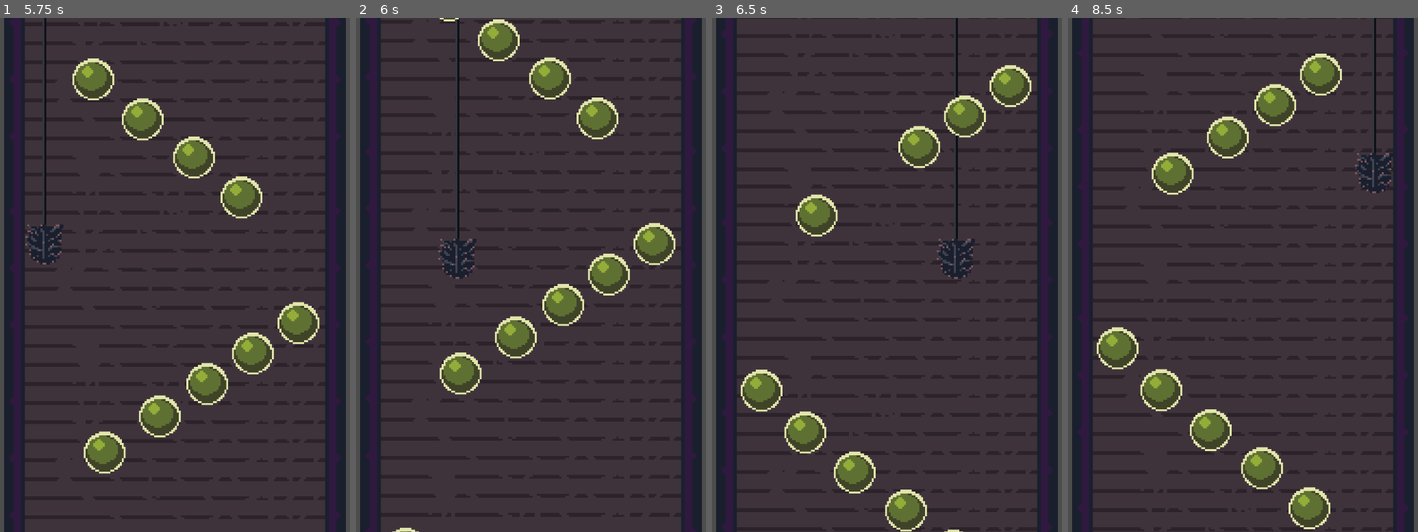
Above: before the commit, frames 1-4 (left to right).
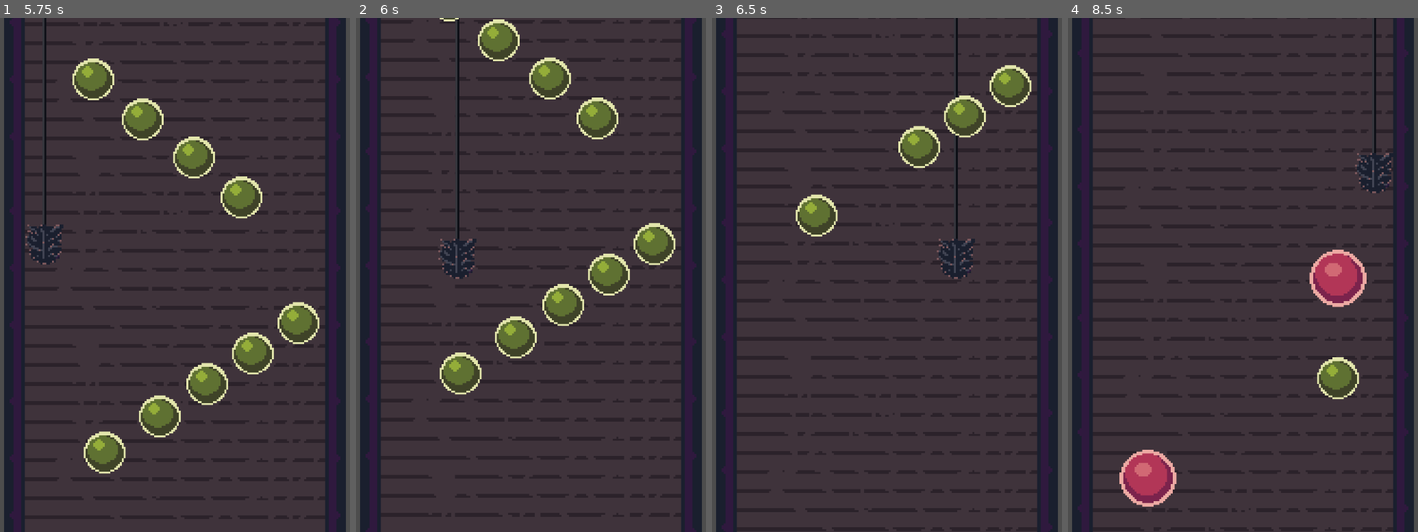
Above: after the commit, the same moments.

Repository: Ytlander/chimney-of-riches
Game: Godot game, scene res://Scenes/main.tscn
Two runs of this game, one before a commit and one after it. Both use one fixed random seed, a clock stepped at 60 frames per second and the inputs below.
Inputs:
- Up to frame 1 (5.75 s): tap Enter at 0.5 s; hold D (right) 0.53-1.28 s; hold S (down) 1.28-2.03 s; tap Space at 2 s; hold D (right) 2.03-2.78 s; hold W (up) 2.78-3.53 s; hold A (left) 3.53-5.03 s; hold S (down) from 5.03 s (still down)
- Up to frame 2 (6 s): release S (down) at 5.78 s; hold D (right) from 5.78 s (still down)
- Up to frame 3 (6.5 s): keep holding D (right)
- Up to frame 4 (8.5 s): release D (right) at 6.53 s; hold W (up) 6.53-7.28 s; hold D (right) 7.28-8.03 s; hold S (down) from 8.03 s (still down)

Frame 1 is identical in both runs. In frame 2, less than 0.1% of the frame differs, in the area x 10-19%, y 99-100%; in frame 3, 2.4%; in frame 4, 8.8%, in the area x 8-86%, y 6-100%.

Commit message:
fix waves and random waves
You can now spawn both waves and random waves. Maybe I want to make it a little tighter, this could be achieved by spawning the random ones further up and picking a lower number as "last_in_wave" for the random spawns.

Also added wave 2

next I want to add start and end of a round so that the gameplay loop is complete

Diff:
--- /dev/null
+++ b/Scenes/Waves/wave_2.tscn
@@ -0,0 +1,42 @@
+[gd_scene load_steps=3 format=3 uid="uid://1tuh3qo83cvr"]
+
+[ext_resource type="PackedScene" uid="uid://lxq5ynvhk2q5" path="res://Scenes/stone_green.tscn" id="1_dw5dl"]
+[ext_resource type="PackedScene" uid="uid://tcrl7uqxg5me" path="res://Scenes/stone_red.tscn" id="2_k8mgu"]
+
+[node name="Wave2" type="Node2D"]
+
+[node name="StoneGreen" parent="." instance=ExtResource("1_dw5dl")]
+
+[node name="StoneRed" parent="." instance=ExtResource("2_k8mgu")]
+position = Vector2(36, 43)
+
+[node name="StoneGreen2" parent="." instance=ExtResource("1_dw5dl")]
+position = Vector2(67, -1)
+
+[node name="StoneGreen3" parent="." instance=ExtResource("1_dw5dl")]
+position = Vector2(-58, 85)
+
+[node name="StoneGreen4" parent="." instance=ExtResource("1_dw5dl")]
+position = Vector2(2, 85)
+
+[node name="StoneRed2" parent="." instance=ExtResource("2_k8mgu")]
+position = Vector2(-26, 127)
+
+[node name="StoneGreen5" parent="." instance=ExtResource("1_dw5dl")]
+position = Vector2(2, 171)
+
+[node name="StoneGreen6" parent="." instance=ExtResource("1_dw5dl")]
+position = Vector2(67, 171)
+
+[node name="StoneRed3" parent="." instance=ExtResource("2_k8mgu")]
+position = Vector2(33, 213)
+
+[node name="StoneGreen7" parent="." instance=ExtResource("1_dw5dl")]
+position = Vector2(-50, 262)
+
+[node name="StoneGreen8" parent="." instance=ExtResource("1_dw5dl")]
+position = Vector2(2, 262)
+
+[node name="StoneRed4" parent="." instance=ExtResource("2_k8mgu")]
+position = Vector2(-18, 304)
+last_in_wave = true
--- a/Scenes/main.tscn
+++ b/Scenes/main.tscn
@@ -7,6 +7,7 @@
 [ext_resource type="Script" path="res://scripts/game_manager.gd" id="5_unnun"]
 [ext_resource type="PackedScene" uid="uid://b4spig4jnwa4l" path="res://Scenes/Waves/wave_1.tscn" id="6_4ep8a"]
 [ext_resource type="Script" path="res://scripts/spawn_boundary.gd" id="7_qqsn7"]
+[ext_resource type="PackedScene" uid="uid://1tuh3qo83cvr" path="res://Scenes/Waves/wave_2.tscn" id="7_wfnog"]
 
 [sub_resource type="WorldBoundaryShape2D" id="WorldBoundaryShape2D_3vvi4"]
 distance = 0.0157233
@@ -81,7 +82,7 @@
 [node name="Spawner" type="Node2D" parent="."]
 position = Vector2(0, 311)
 script = ExtResource("5_anlq8")
-wave_array = Array[PackedScene]([ExtResource("6_4ep8a")])
+wave_array = Array[PackedScene]([ExtResource("6_4ep8a"), ExtResource("7_wfnog")])
 
 [node name="SpawnPosLeft" type="Node2D" parent="Spawner"]
 position = Vector2(-50, 0)
--- a/scripts/spawner_controller.gd
+++ b/scripts/spawner_controller.gd
@@ -31,41 +31,27 @@
 	var wave_to_spawn = wave_array.pick_random().instantiate()
 	self.add_child(wave_to_spawn)
 	wave_to_spawn.global_position = self.global_position
-	#var coin_toss = randi_range(0, 1)
-	#
-	#if coin_toss == 1:
-		#random_spawning = true
-	#if coin_toss == 0:
-		#random_spawning = false
+	var coin_toss = randi_range(0, 1)
 
-func spawn(stones_to_spawn):
+	if coin_toss == 1:
+		random_spawning = true
+	if coin_toss == 0:
+		random_spawning = false
 
-	for i in stones_to_spawn:
+func spawn(number_to_spawn):
+
+	for i in number_to_spawn:
 		var stone_to_spawn = stone_array.pick_random().instantiate()
 		self.add_child(stone_to_spawn)
 		stone_to_spawn.position = position_array.pick_random()
+		if i == number_to_spawn -1:
+			stone_to_spawn.last_in_wave = true
 		await get_tree().create_timer(0.3).timeout
 
 	random_spawning = false
-
-	#var random_time = randf_range(0.3, 0.7)
-	#timer.wait_time = 0.3
-	#timer.start()
 
 func on_wave_ended():
 	if random_spawning:
 		spawn(5)
 	elif random_spawning == false:
 		spawn_wave()
-
-
-func _on_timer_timeout():
-	if StatesAndStuff.going_down:
-		if random_spawning:
-			spawn(5)
-			countdown -= 1
-			if countdown == 0:
-				random_spawning = false
-				countdown = 5
-		if random_spawning == false:
-			spawn_wave()
Not shown: 1 places in Scenes/main.tscn that only renumber resources
